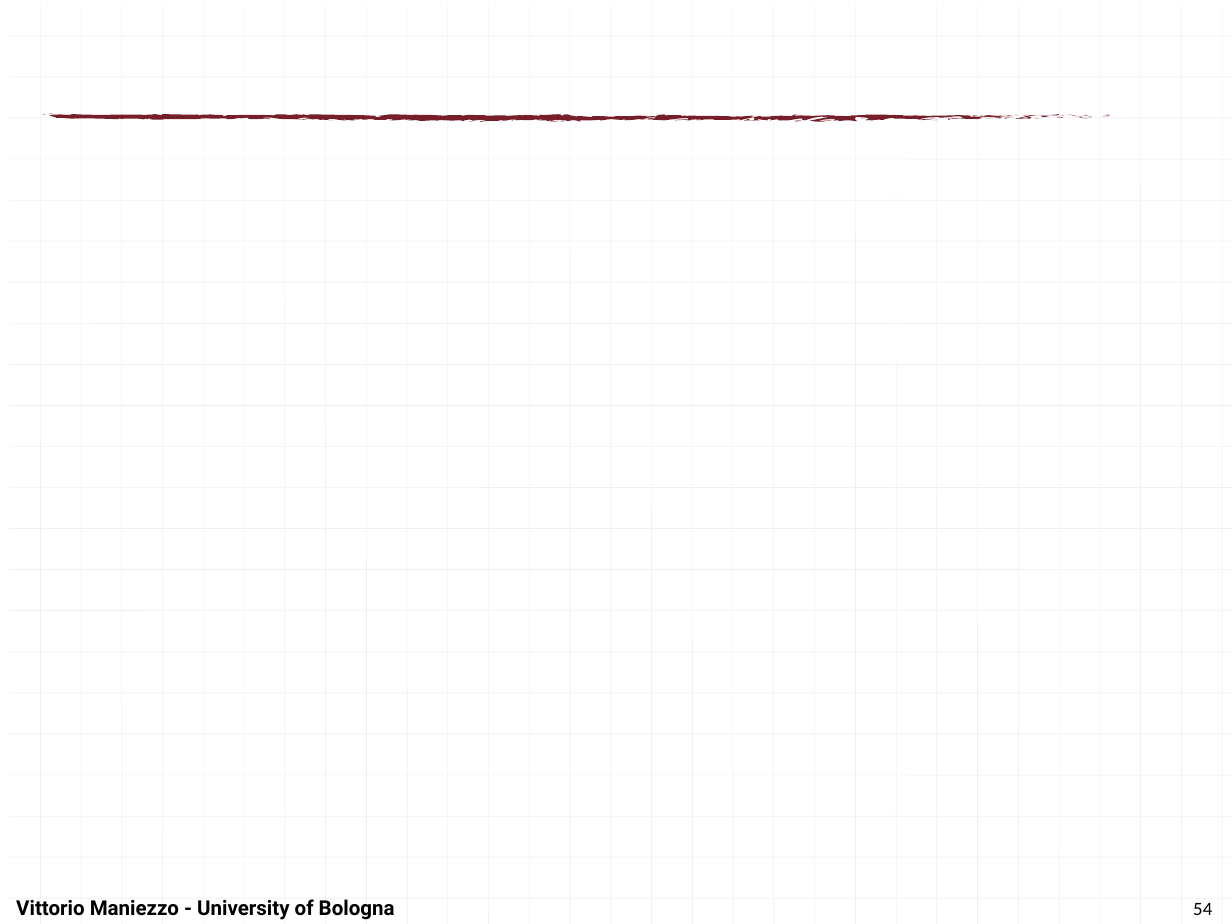
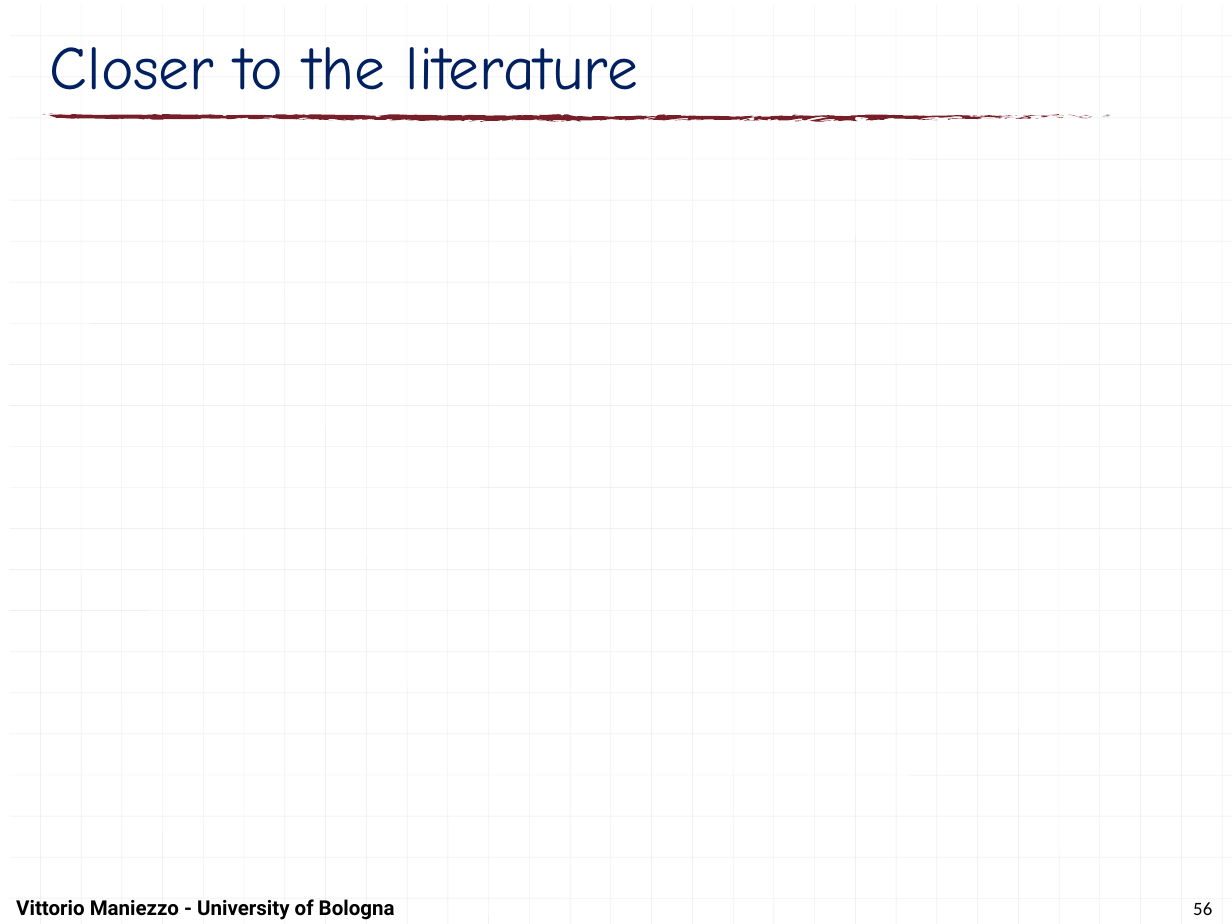
Before and after one commit to maniezzo/GDOforecast, a slide deck: slide 56 of doc/Schedulingseminar/schedulingSeminarXdock.pptx (slide 54 before the commit). Drawn at 1232x924 pixels with LibreOffice and Linux fonts; fonts in the diff are those of the drawing; grey boxes stand for pictures. Boxes give left, top, right and bottom in pixels: in the first picture for what was removed or moved away, otherwise in the second. Text is boxed around its words. In the diff, an @@ line names an element or a change of style, - is before the commit and + after.

```diff
--- a/doc/Schedulingseminar/schedulingSeminarXdock.pptx
+++ b/doc/Schedulingseminar/schedulingSeminarXdock.pptx
@@ title added at (50, 47, 638, 90), 36 pt, text #002060 @@
+Closer to the literature
@@ page number at (1193, 902, 1212, 915): text changed @@
-54
+56
```
Also in this commit, not shown: 13 other slides changed, 2 slides added, 3 slides removed.
